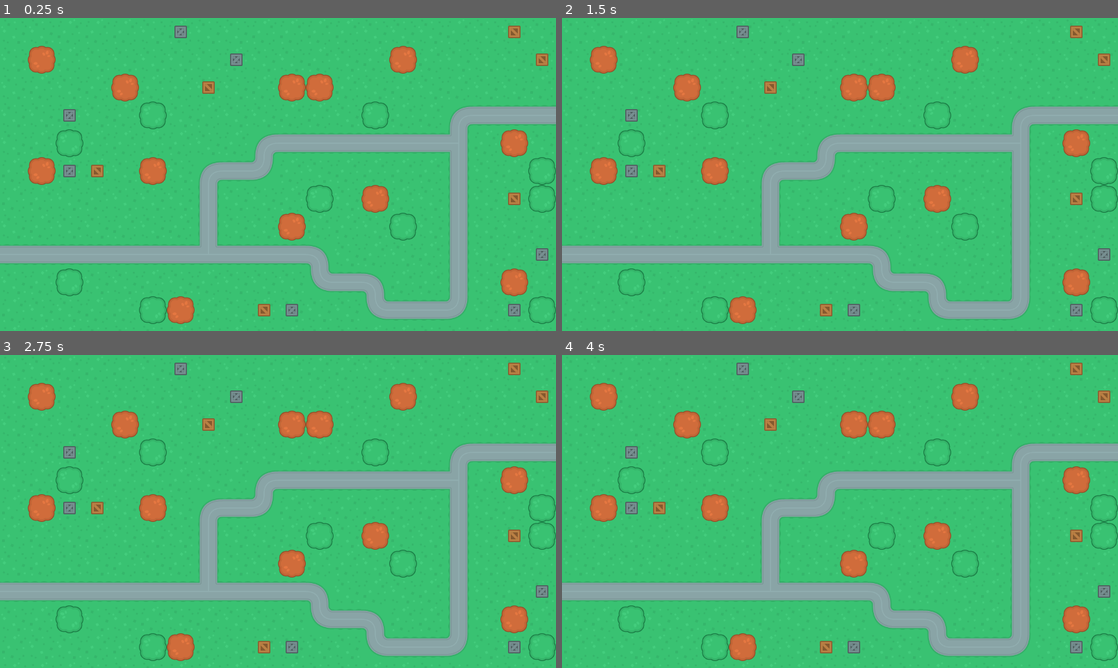
Above: before the commit, frames 1-4 (two rows, left to right).
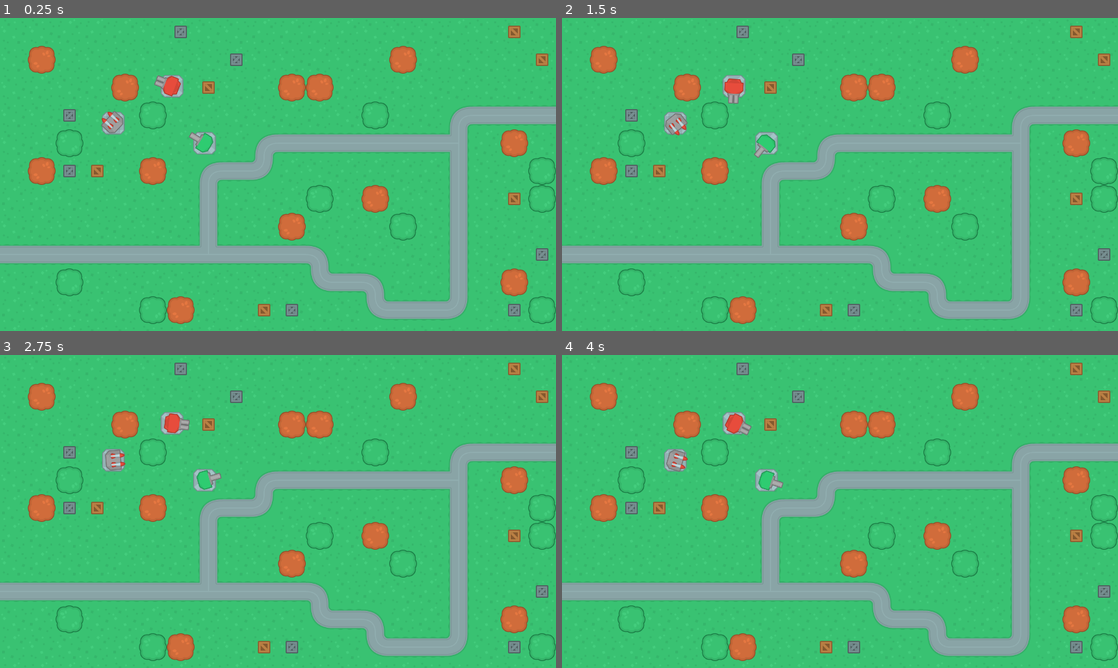
Above: after the commit, the same moments.

Repository: TenshinAkuma/Netfender
Game: Godot game, scene res://Scenes/Maps/Map1.tscn
The game is run twice, just before and just after one commit, with the same random seed, the same clock (stepped at 60 frames per second) and the same inputs. This scene is started directly instead of the project's main scene.
Inputs (mouse positions are in pixels of both pictures, inside the frame that each line leads up to):
- Up to frame 1 (0.25 s): no input
- Up to frame 2 (1.5 s): tap Enter at 0.5 s; move the mouse to (962, 158) at 0.52 s; tap Space at 1.25 s; move the mouse to (728, 190) at 1.27 s
- Up to frame 3 (2.75 s): tap Enter at 2 s; move the mouse to (333, 442) at 2.02 s
- Up to frame 4 (4 s): tap Space at 2.75 s; move the mouse to (812, 574) at 2.77 s; tap Enter at 3.5 s; move the mouse to (1006, 558) at 3.52 s

The runs differ from the first frame. In frame 1, 0.8% of the frame differs, in the area x 18-39%, y 18-44%; in frame 2, 0.8%; in frame 3, 0.8%, in the area x 18-40%, y 18-44%; in frame 4, 0.8%.

Commit message:
Add Turrets

Diff:
--- a/Scenes/Maps/Map1.tscn
+++ b/Scenes/Maps/Map1.tscn
@@ -1,10 +1,13 @@
-[gd_scene load_steps=8 format=2]
+[gd_scene load_steps=11 format=2]
 
 [ext_resource path="res://Assets/Environment/Tilesets/terrainTiles_default.png" type="Texture" id=1]
 [ext_resource path="res://Assets/Environment/Props/treeGreen_large.png" type="Texture" id=2]
 [ext_resource path="res://Assets/Environment/Props/crateWood.png" type="Texture" id=3]
 [ext_resource path="res://Assets/Environment/Props/crateMetal.png" type="Texture" id=4]
 [ext_resource path="res://Assets/Environment/Props/treeBrown_large.png" type="Texture" id=5]
+[ext_resource path="res://Scenes/Turrets/GunT1.tscn" type="PackedScene" id=6]
+[ext_resource path="res://Scenes/Turrets/GunT2.tscn" type="PackedScene" id=7]
+[ext_resource path="res://Scenes/Turrets/MissileT1.tscn" type="PackedScene" id=8]
 
 [sub_resource type="TileSet" id=1]
 0/name = "terrainTiles_default.png 0"
@@ -123,3 +126,14 @@
 tile_set = SubResource( 2 )
 format = 1
 tile_data = PoolIntArray( 6, 3, 0, 18, 4, 0, 65537, 1, 0, 65544, 3, 0, 65550, 1, 0, 65555, 4, 0, 131076, 1, 0, 131079,  …(1072 unchanged characters)…
+
+[node name="Turrets" type="Node2D" parent="."]
+
+[node name="GunT1" parent="Turrets" instance=ExtResource( 6 )]
+position = Vector2( 471, 288 )
+
+[node name="GunT2" parent="Turrets" instance=ExtResource( 7 )]
+position = Vector2( 396, 157 )
+
+[node name="MissileT1" parent="Turrets" instance=ExtResource( 8 )]
+position = Vector2( 261, 242 )
--- /dev/null
+++ b/Scenes/Turrets/GunT1.gd
@@ -0,0 +1 @@
+extends "res://Scenes/Turrets/Turrets.gd"
--- /dev/null
+++ b/Scenes/Turrets/GunT1.tscn
@@ -0,0 +1,18 @@
+[gd_scene load_steps=4 format=2]
+
+[ext_resource path="res://Assets/Environment/Towers/towerDefense_tile181.png" type="Texture" id=1]
+[ext_resource path="res://Assets/Environment/Towers/towerDefense_tile249.png" type="Texture" id=2]
+[ext_resource path="res://Scenes/Turrets/GunT1.gd" type="Script" id=3]
+
+[node name="GunT1" type="Node2D"]
+script = ExtResource( 3 )
+
+[node name="Base" type="Sprite" parent="."]
+texture = ExtResource( 1 )
+
+[node name="Turret" type="Sprite" parent="."]
+texture = ExtResource( 2 )
+offset = Vector2( 12, 0 )
+
+[node name="Muzzle" type="Position2D" parent="Turret"]
+position = Vector2( 43, 0 )
--- /dev/null
+++ b/Scenes/Turrets/GunT2.gd
@@ -0,0 +1 @@
+extends "res://Scenes/Turrets/Turrets.gd"
--- /dev/null
+++ b/Scenes/Turrets/GunT2.tscn
@@ -0,0 +1,21 @@
+[gd_scene load_steps=4 format=2]
+
+[ext_resource path="res://Assets/Environment/Towers/towerDefense_tile181.png" type="Texture" id=1]
+[ext_resource path="res://Assets/Environment/Towers/towerDefense_tile250.png" type="Texture" id=2]
+[ext_resource path="res://Scenes/Turrets/GunT2.gd" type="Script" id=3]
+
+[node name="GunT2" type="Node2D"]
+script = ExtResource( 3 )
+
+[node name="Base" type="Sprite" parent="."]
+texture = ExtResource( 1 )
+
+[node name="Turret" type="Sprite" parent="."]
+texture = ExtResource( 2 )
+offset = Vector2( 12, 0 )
+
+[node name="Muzzle1" type="Position2D" parent="Turret"]
+position = Vector2( 43, 6 )
+
+[node name="Muzzile2" type="Position2D" parent="Turret"]
+position = Vector2( 43, -6 )
--- /dev/null
+++ b/Scenes/Turrets/MissileT1.gd
@@ -0,0 +1 @@
+extends "res://Scenes/Turrets/Turrets.gd"
--- /dev/null
+++ b/Scenes/Turrets/MissileT1.tscn
@@ -0,0 +1,23 @@
+[gd_scene load_steps=5 format=2]
+
+[ext_resource path="res://Assets/Environment/Towers/towerDefense_tile180.png" type="Texture" id=1]
+[ext_resource path="res://Assets/Environment/Towers/towerDefense_tile251.png" type="Texture" id=2]
+[ext_resource path="res://Assets/Environment/Towers/towerDefense_tile228.png" type="Texture" id=3]
+[ext_resource path="res://Scenes/Turrets/MissileT1.gd" type="Script" id=4]
+
+[node name="MissileT1" type="Node2D"]
+script = ExtResource( 4 )
+
+[node name="Base" type="Sprite" parent="."]
+texture = ExtResource( 1 )
+
+[node name="Turret" type="Sprite" parent="."]
+texture = ExtResource( 3 )
+
+[node name="Missile1" type="Sprite" parent="Turret"]
+position = Vector2( 10, -10 )
+texture = ExtResource( 2 )
+
+[node name="Missile2" type="Sprite" parent="Turret"]
+position = Vector2( 10, 10 )
+texture = ExtResource( 2 )
--- /dev/null
+++ b/Scenes/Turrets/Turrets.gd
@@ -0,0 +1,11 @@
+extends Node2D
+
+
+
+
+func _physics_process(delta):
+	turn()
+
+func turn():
+	var enemy_position = get_global_mouse_position()
+	get_node("Turret").look_at(enemy_position)
Binary file added: Assets/Environment/Towers/towerDefense_tile180.png
Not shown, added: Assets/Environment/Towers/towerDefense_tile180.png.import
Binary file added: Assets/Environment/Towers/towerDefense_tile181.png
Not shown, added: Assets/Environment/Towers/towerDefense_tile181.png.import
Binary file added: Assets/Environment/Towers/towerDefense_tile228.png
Not shown, added: Assets/Environment/Towers/towerDefense_tile228.png.import
Binary file added: Assets/Environment/Towers/towerDefense_tile249.png
Not shown, added: Assets/Environment/Towers/towerDefense_tile249.png.import
Binary file added: Assets/Environment/Towers/towerDefense_tile250.png
Not shown, added: Assets/Environment/Towers/towerDefense_tile250.png.import
Binary file added: Assets/Environment/Towers/towerDefense_tile251.png
Not shown, added: Assets/Environment/Towers/towerDefense_tile251.png.import
